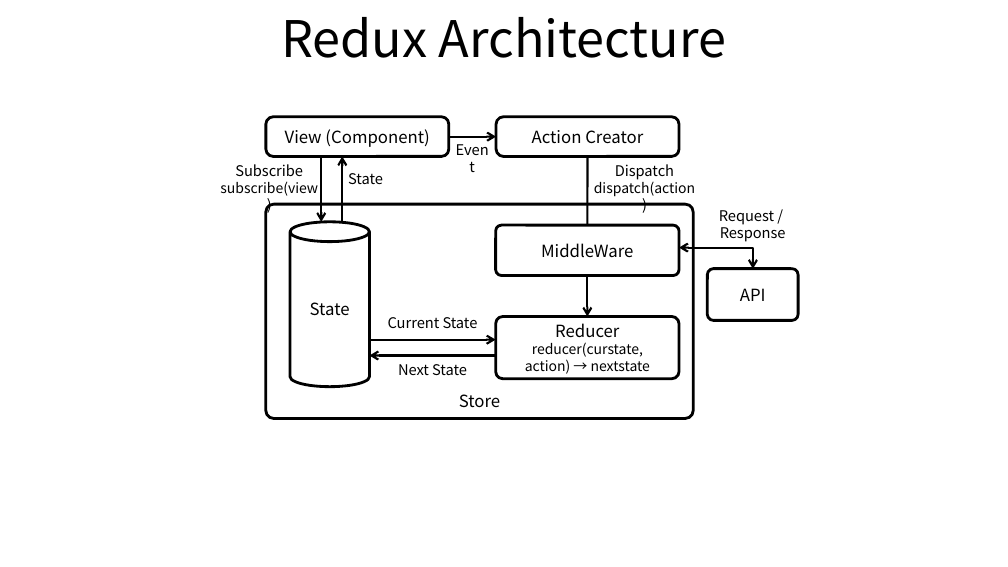
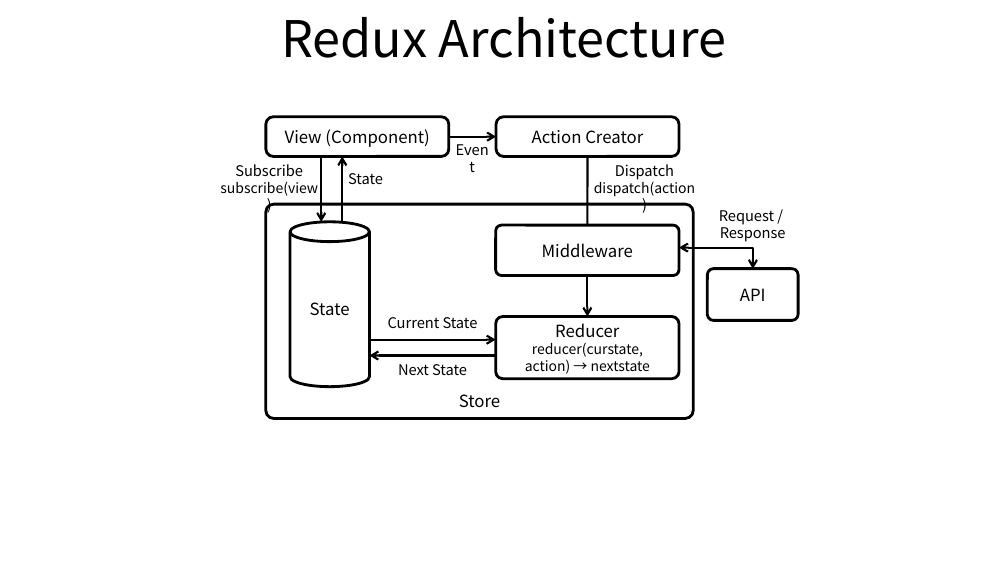
Before and after one commit to ssup2/blog-old, a slide deck: slide 1 of images/theory_analysis/Redux/Redux.pptx. Drawn at 1008x567 pixels with LibreOffice and Linux fonts; fonts in the diff are those of the drawing. Boxes give left, top, right and bottom in pixels: in the first picture for what was removed or moved away, otherwise in the second. Text is boxed around its words. In the diff, an @@ line names an element or a change of style, - is before the commit and + after.

```diff
--- a/images/theory_analysis/Redux/Redux.pptx
+++ b/images/theory_analysis/Redux/Redux.pptx
@@ text in rounded rectangle at <box>542,243,633,258</box>: text changed @@
-MiddleWare
+Middleware
```
Also in this commit, not shown: 3 other files.
